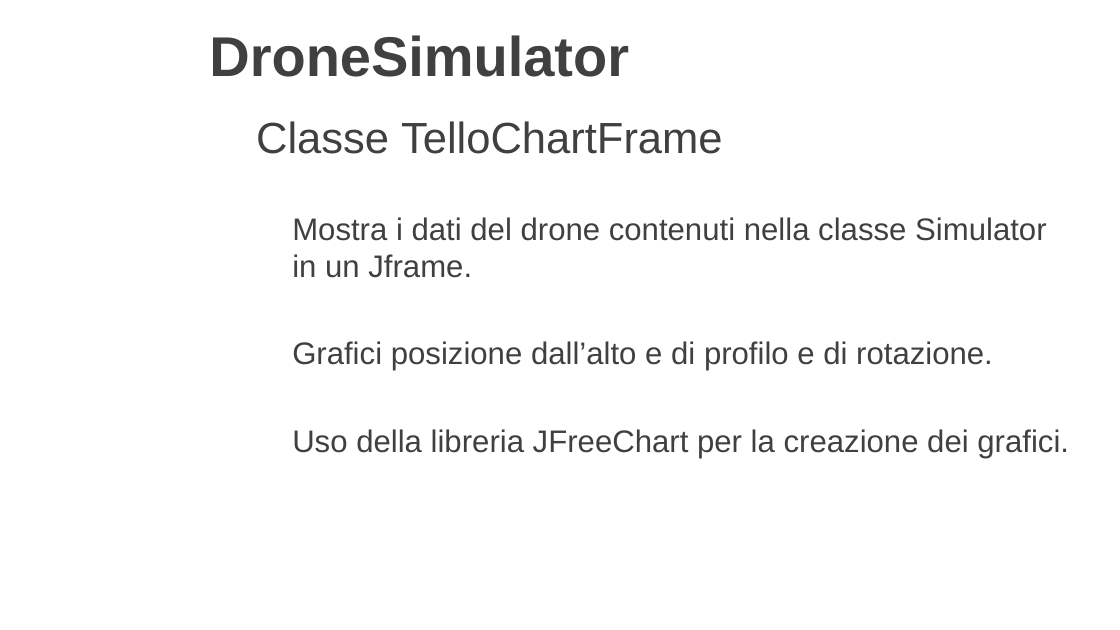
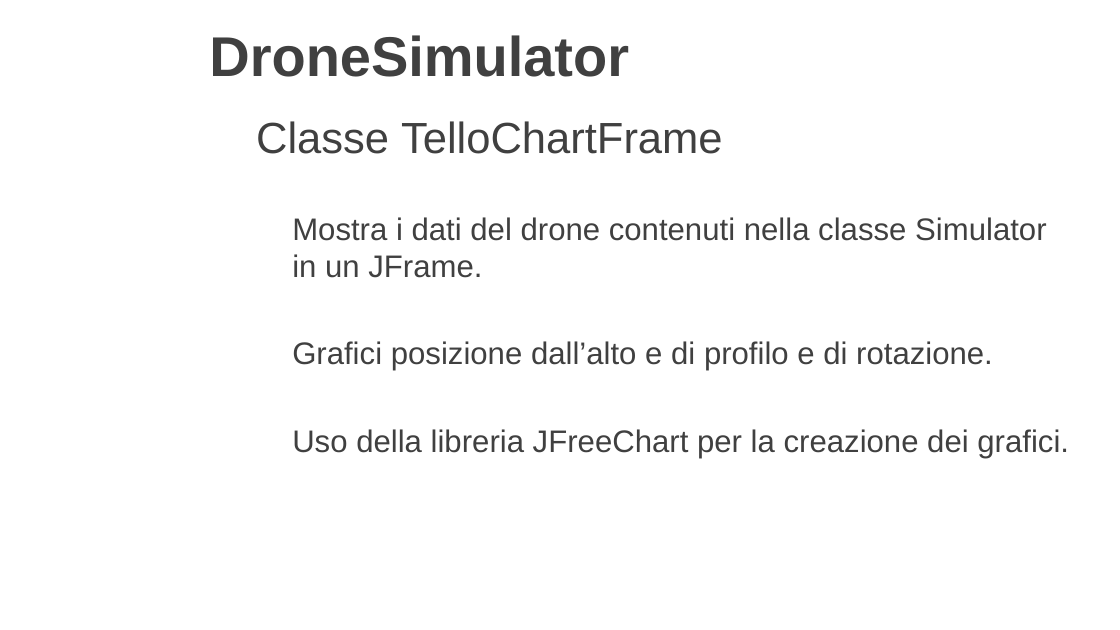
Before and after one commit to LuMug/DroneControlSystem, a slide deck: slide 31 of docs/Presentazione.pptx (slide 32 before the commit). Drawn at 1120x630 pixels with LibreOffice and Linux fonts; fonts in the diff are those of the drawing; background and template pictures are left out. Boxes give left, top, right and bottom in pixels: in the first picture for what was removed or moved away, otherwise in the second. Text is boxed around its words. In the diff, an @@ line names an element or a change of style, - is before the commit and + after.

```diff
--- a/docs/Presentazione.pptx
+++ b/docs/Presentazione.pptx
@@ text at (x1=292, y1=217, x2=1046, y2=278): text changed @@
-Mostra i dati del drone contenuti nella classe Simulator in un Jframe.
+Mostra i dati del drone contenuti nella classe Simulator in un JFrame.
```
Also in this commit, not shown: 10 other slides changed, 3 slides added.
